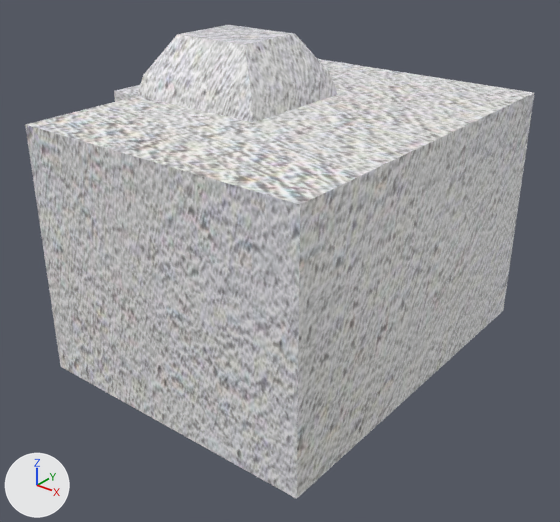
Renders of the glTF model assets/models/CCK.gltf from each side of a commit.
Camera for both pictures: a 50 mm lens placed at (3.09, -12.898, 1.242), pointed at (1.825, -11.315, 0.261). The lights are fixed; the arrows at lower left show +X, +Y and +Z. Vertices at the same position are counted once.

Names of what the first picture shows: 'CCK'.
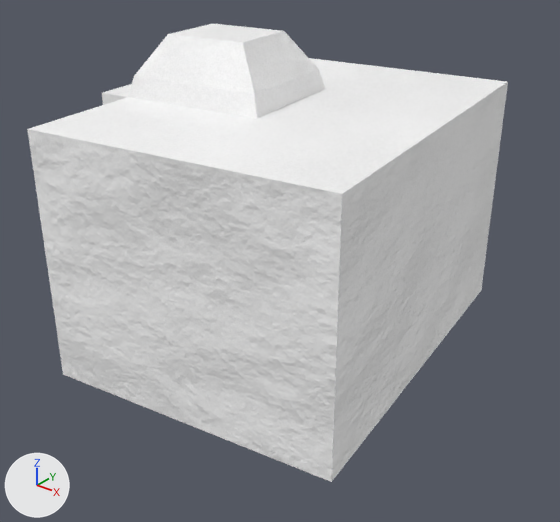
What differs and where, as boxes (x1, y1, x2, y2) in the pictures (560 x 522 px):
'CCK', surface changed, moved, turned
    before: (25, 25, 534, 499)
    after: (27, 24, 508, 482)

What the commit changed:
Picture 'CCK 1' (img_cck_1) is new.
Picture 'CCK 2' (img_cck_2) is new.
Material 'PARED DEFINITIVA.005' (mat_pared_definitiva_005) is new.
Uses the picture img_cck_1.
Uses the picture img_cck_2.
me_cubo_002 has 188 vertices, 348 faces and spans x -1.0..1.0, y -1.24..1.0, z -1.0..1.47.
me_cubo_002 is used by ob_cck; location (1.851, -11.272, 0.35); rotation (0.0, 0.0, -1.571), in degrees (0, 0, -90); scale (0.552, 0.428, 0.356).
me_cubo_002 part 1: 348 faces spanning x -1.0..1.0, y -1.24..1.0, z -1.0..1.47 switch from mat_imagen_4 (picture img_imagen_4) to mat_pared_definitiva_005.
Object 'CCK' (ob_cck) moves from (1.851, -11.272, 0.35) to (1.811, -11.24, 0.35).
Object 'CCK' (ob_cck) turns from (0, 0, -90) to (0, 0, -82) degrees about x, y and z.
